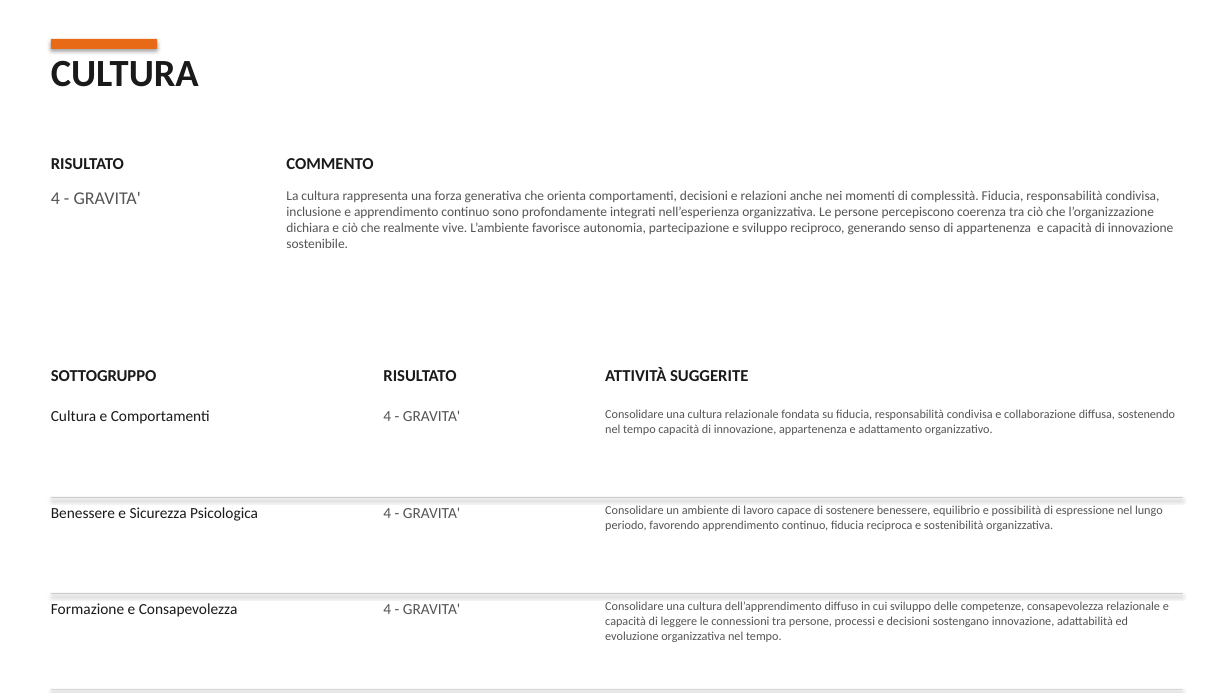
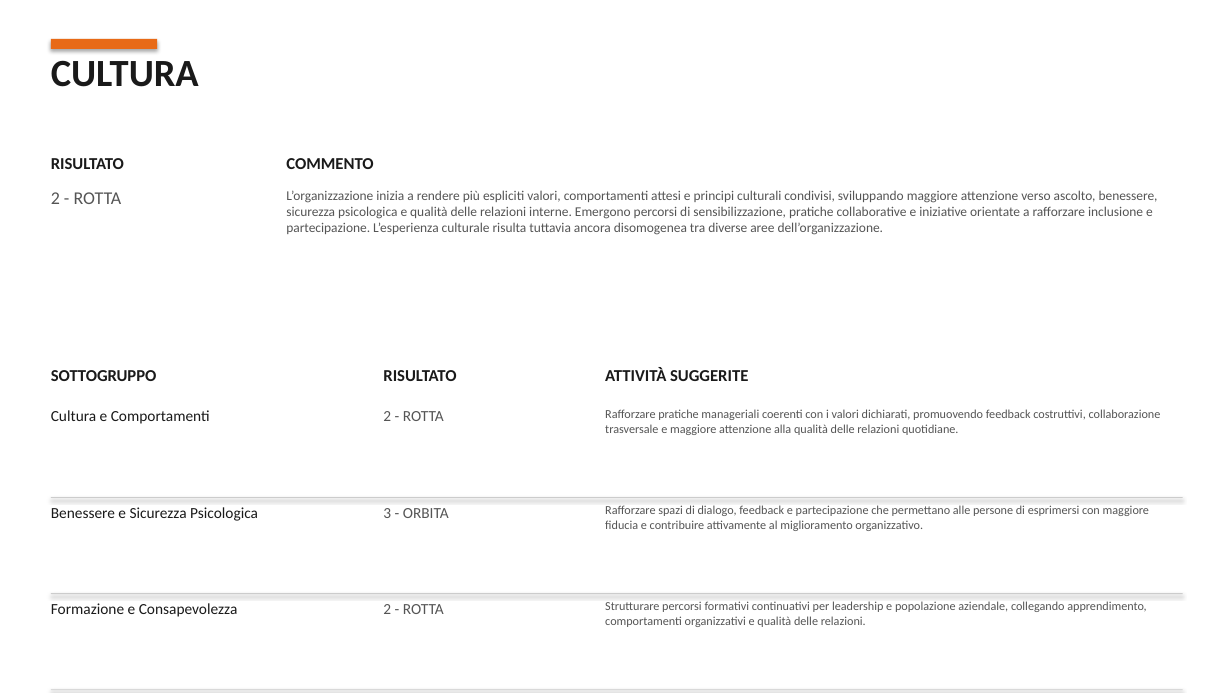
Before and after one commit to Frenz86/OsservatorioGalactica, a slide deck: slide 4 of template_esempio_compilato.pptx. Drawn at 1232x693 pixels with LibreOffice and Linux fonts; fonts in the diff are those of the drawing. Boxes give left, top, right and bottom in pixels: in the first picture for what was removed or moved away, otherwise in the second. Text is boxed around its words. In the diff, an @@ line names an element or a change of style, - is before the commit and + after.

```diff
--- a/template_esempio_compilato.pptx
+++ b/template_esempio_compilato.pptx
@@ text at box(51, 192, 122, 204): text changed @@
-4 - GRAVITA'
+2 - ROTTA
@@ text at box(286, 190, 1158, 235): text changed @@
-La cultura rappresenta una forza generativa che orienta comportamenti, decisioni e relazioni anche nei momenti di complessità. Fiducia, responsabilità condivisa, inclusione e apprendimento continuo sono profondamente integrati nell’esperienza organizzativa. Le persone percepiscono coerenza tra ciò che l’organizzazione dichiara e ciò che realmente vive. L’ambiente favorisce autonomia, partecipazione e sviluppo reciproco, generando senso di appartenenza e capacità di innovazione sostenibile.
+L’organizzazione inizia a rendere più espliciti valori, comportamenti attesi e principi culturali condivisi, sviluppando maggiore attenzione verso ascolto, benessere, sicurezza psicologica e qualità delle relazioni interne. Emergono percorsi di sensibilizzazione, pratiche collaborative e iniziative orientate a rafforzare inclusione e partecipazione. L’esperienza culturale risulta tuttavia ancora disomogenea tra diverse aree dell’organizzazione.
@@ text at box(383, 411, 444, 421): text changed @@
-4 - GRAVITA'
+2 - ROTTA
@@ text at box(605, 409, 1161, 435): text changed @@
-Consolidare una cultura relazionale fondata su fiducia, responsabilità condivisa e collaborazione diffusa, sostenendo nel tempo capacità di innovazione, appartenenza e adattamento organizzativo.
+Rafforzare pratiche manageriali coerenti con i valori dichiarati, promuovendo feedback costruttivi, collaborazione trasversale e maggiore attenzione alla qualità delle relazioni quotidiane.
@@ text at box(383, 508, 449, 518): text changed @@
-4 - GRAVITA'
+3 - ORBITA
@@ text at box(605, 505, 1149, 531): text changed @@
-Consolidare un ambiente di lavoro capace di sostenere benessere, equilibrio e possibilità di espressione nel lungo periodo, favorendo apprendimento continuo, fiducia reciproca e sostenibilità organizzativa.
+Rafforzare spazi di dialogo, feedback e partecipazione che permettano alle persone di esprimersi con maggiore fiducia e contribuire attivamente al miglioramento organizzativo.
@@ text at box(383, 604, 444, 614): text changed @@
-4 - GRAVITA'
+2 - ROTTA
@@ text at box(605, 601, 1146, 627): text changed @@
-Consolidare una cultura dell’apprendimento diffuso in cui sviluppo delle competenze, consapevolezza relazionale e capacità di leggere le connessioni tra persone, processi e decisioni sostengano innovazione, adattabilità ed evoluzione organizzativa nel tempo.
+Strutturare percorsi formativi continuativi per leadership e popolazione aziendale, collegando apprendimento, comportamenti organizzativi e qualità delle relazioni.
```
Also in this commit, not shown: 4 other slides changed, 1 slide added, 1 slide removed, 4 other files.
